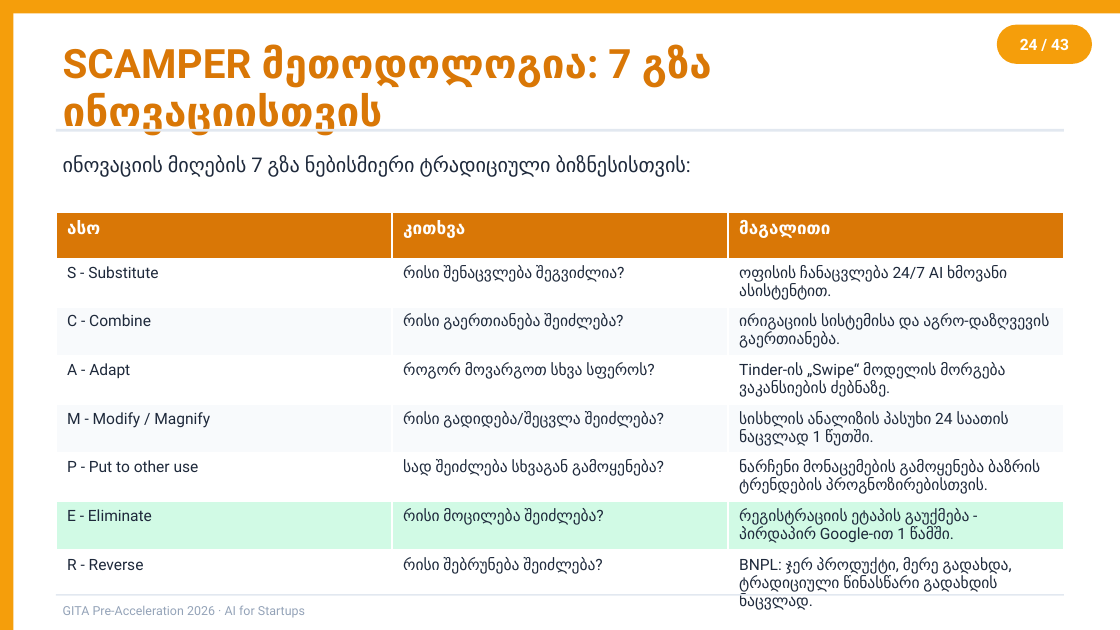
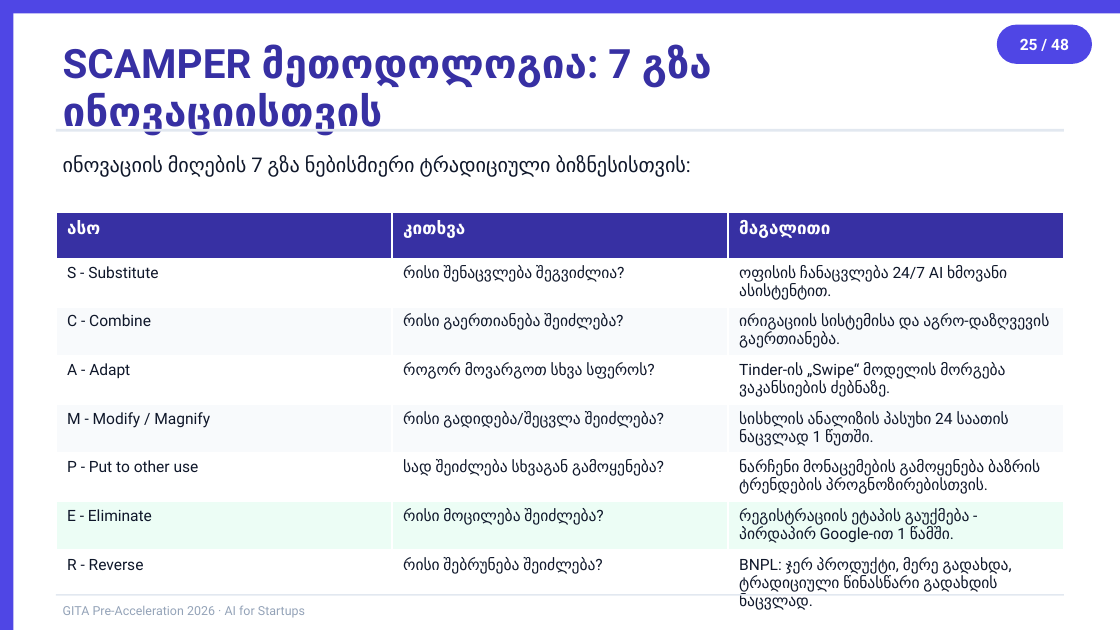
Before and after one commit to basilaia123/ai2026, a slide deck: slide 25 of GITA/Pre-Acceleration/2026-5h-AI-for-Startups/day1-slides.pptx (slide 24 before the commit). Drawn at 1120x630 pixels with LibreOffice and Linux fonts; fonts in the diff are those of the drawing. Boxes give left, top, right and bottom in pixels: in the first picture for what was removed or moved away, otherwise in the second. Text is boxed around its words. In the diff, an @@ line names an element or a change of style, - is before the commit and + after.

```diff
--- a/GITA/Pre-Acceleration/2026-5h-AI-for-Startups/day1-slides.pptx
+++ b/GITA/Pre-Acceleration/2026-5h-AI-for-Startups/day1-slides.pptx
@@ fill #F59E0B to #4F46E5 in 3 elements at (0, 0, 13, 629), (0, 0, 1120, 13), (997, 25, 1092, 64) @@
@@ text "SCAMPER მეთოდოლოგია: 7 გზა ინოვაციისთვის" at (63, 45, 712, 135): text colour #D97706 to #3730A3 @@
@@ text in rounded rectangle at (1020, 39, 1069, 50): text changed @@
-24 / 43
+25 / 48
@@ text "ინოვაციის მიღების 7 გზა ნებისმიერი ..." at (63, 156, 687, 177): text colour #1E293B to #0F172A @@
@@ table at (56, 213, 1064, 614) @@
@@ fill #D97706 to #3730A3 in row 1 @@
@@ fill #D1FAE5 to #ECFDF5 in row 7 @@
@@ text colour #1E293B to #0F172A @@
```
Also in this commit, not shown: 41 other slides changed, 6 slides added, 1 slide removed, 6 other files.
